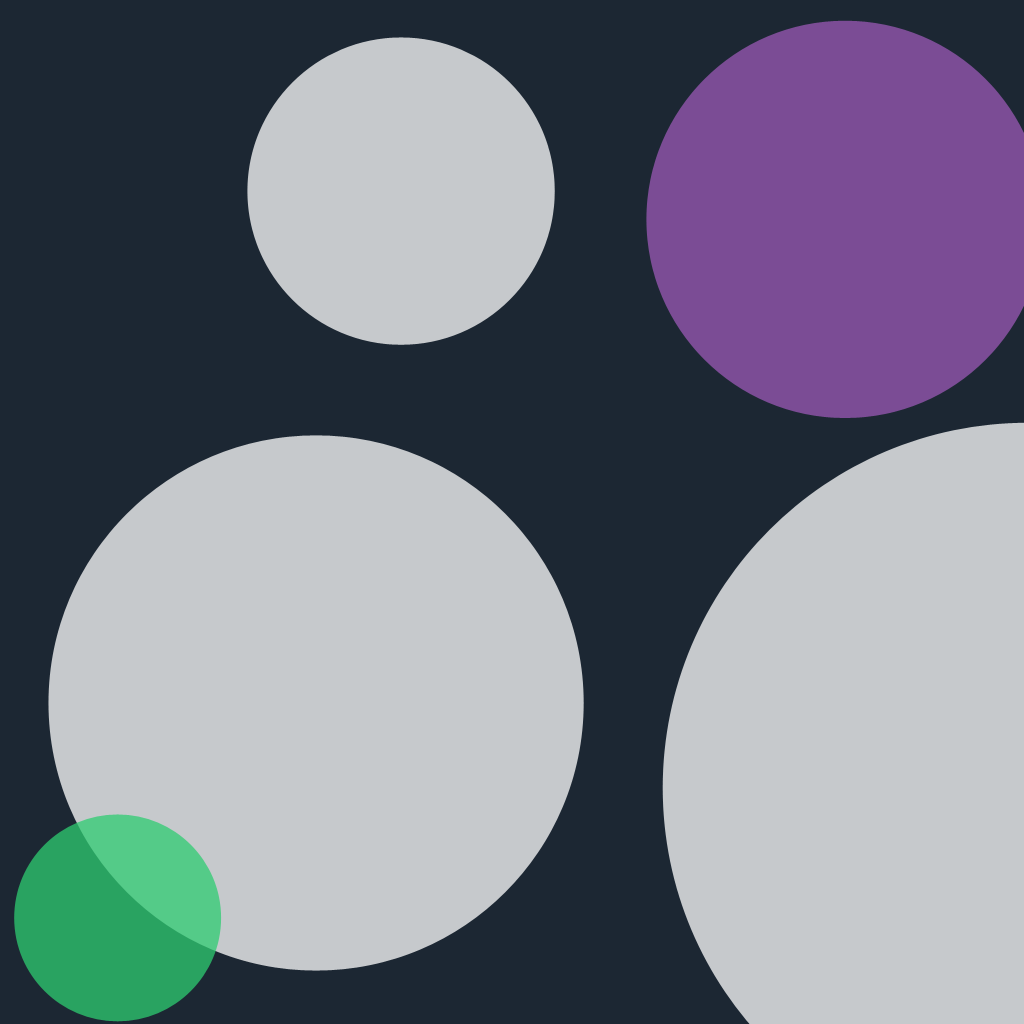
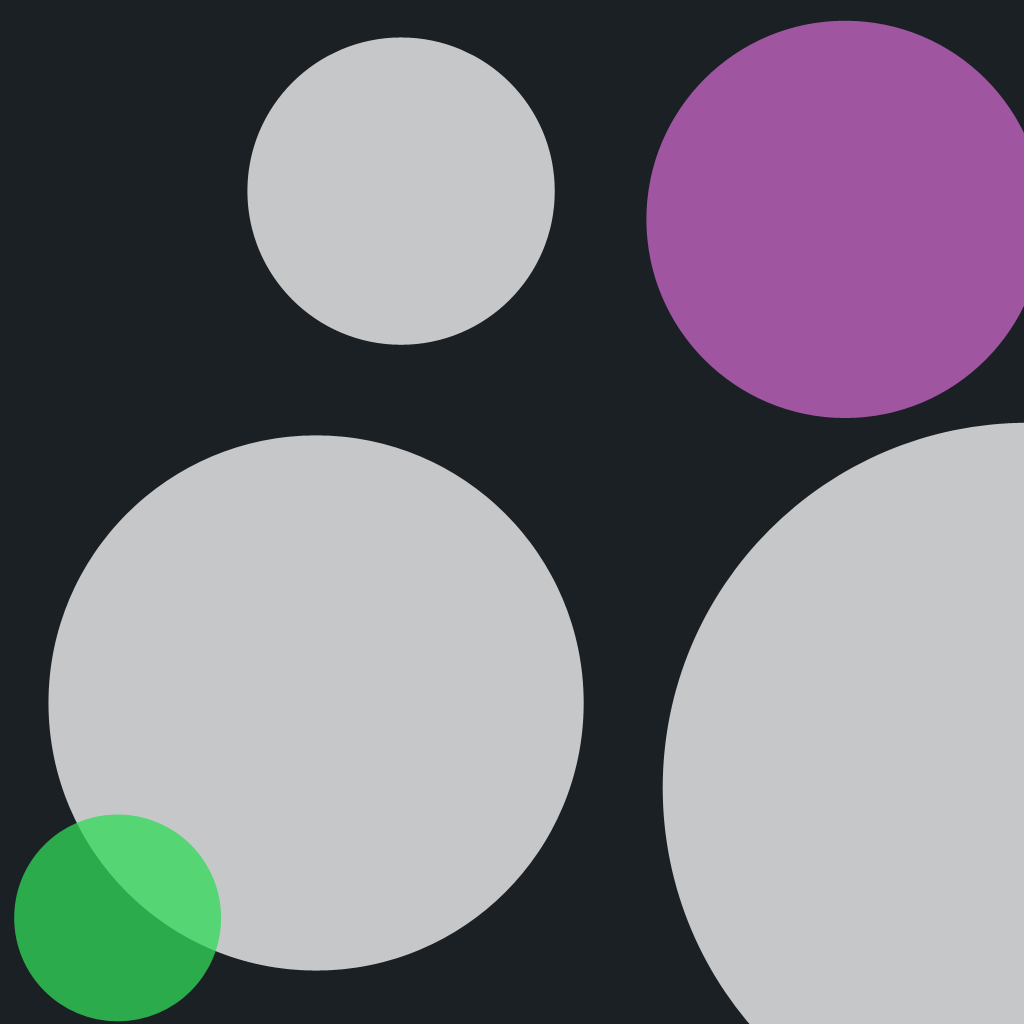
Comparing the layer stacks of the two 1024x1024 images. Changes:
painted on "GreenCircles" over [14, 814, 222, 1022]
painted on "PurpleCircles" over [646, 20, 1024, 418]
painted on "Background" over [0, 0, 1024, 1024]
